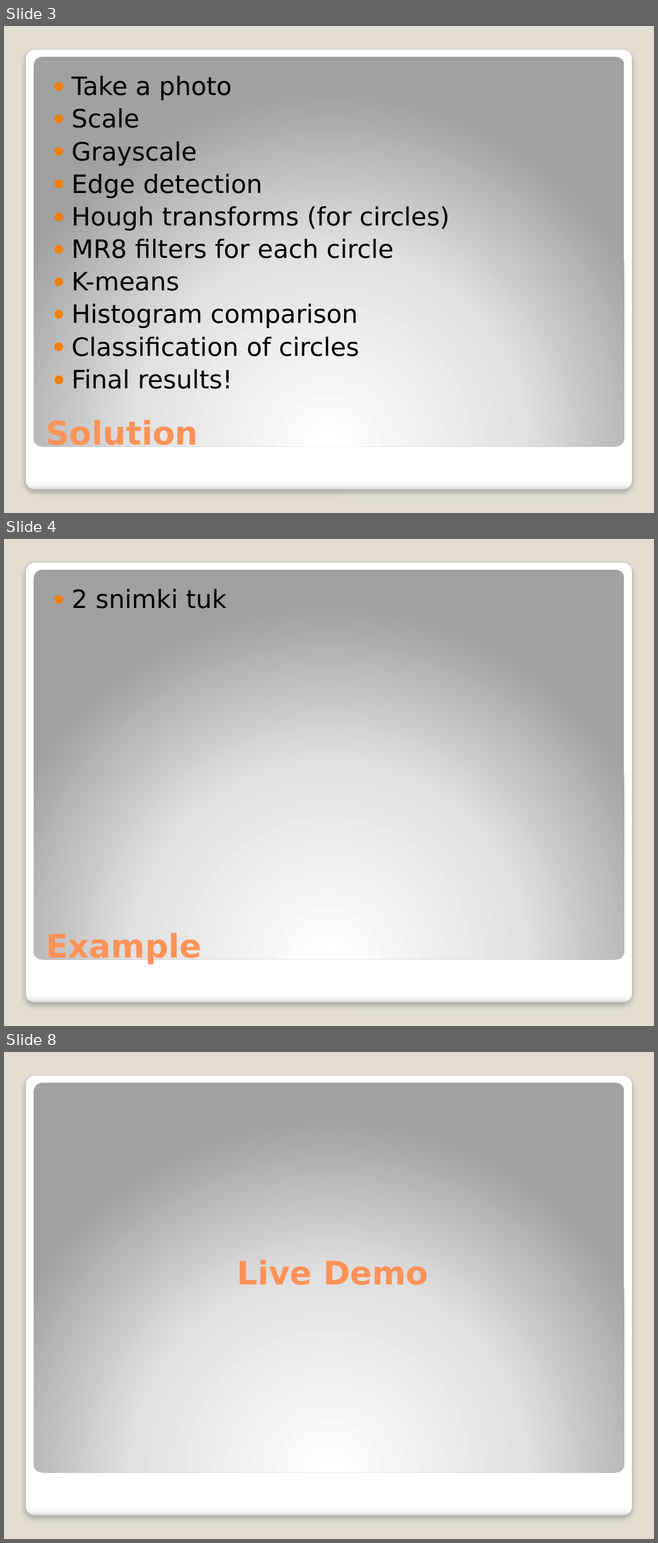
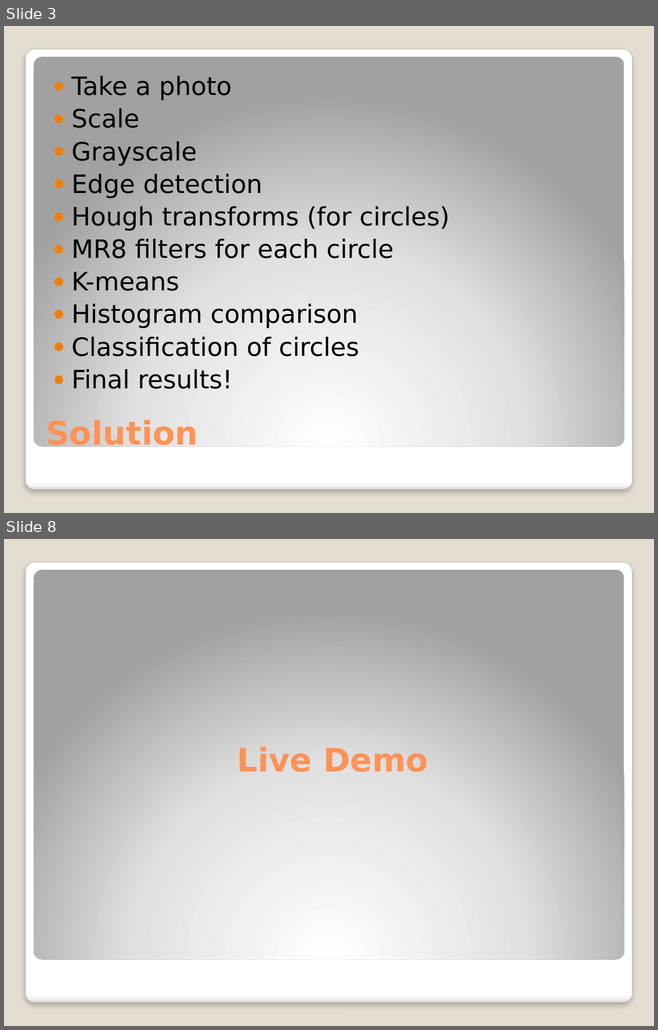
Before and after one commit to naskovai/cash-scanner, a slide deck: docs/Cash Scanner.pptx. Shown one above the other, each under a label of ours: slides 3, 4 and 8 before the commit, slides 3 and 8 after it; the slides between them are not shown. The pictures are 658x1543 and 658x1030 pixels, drawn with LibreOffice and Linux fonts; fonts in the diff are those of the drawing. Boxes give left, top, right and bottom in pixels: in the first picture for what was removed or moved away, otherwise in the second. Text is boxed around its words. In the diff, an @@ line names an element or a change of style, - is before the commit and + after.

```diff
--- a/docs/Cash Scanner.pptx
+++ b/docs/Cash Scanner.pptx
@@ slide 4 removed at bbox=[4, 539, 654, 1026], background #E3DED1; not listed: 2 template elements that a slide beside it also shows @@
@@ text removed at bbox=[71, 589, 227, 609] @@
-● 2 snimki tuk
@@ title removed at bbox=[46, 931, 202, 964] @@
-Example
```
Also in this commit, not shown: 4 slides changed, 2 slides added, 1 other slide removed.
